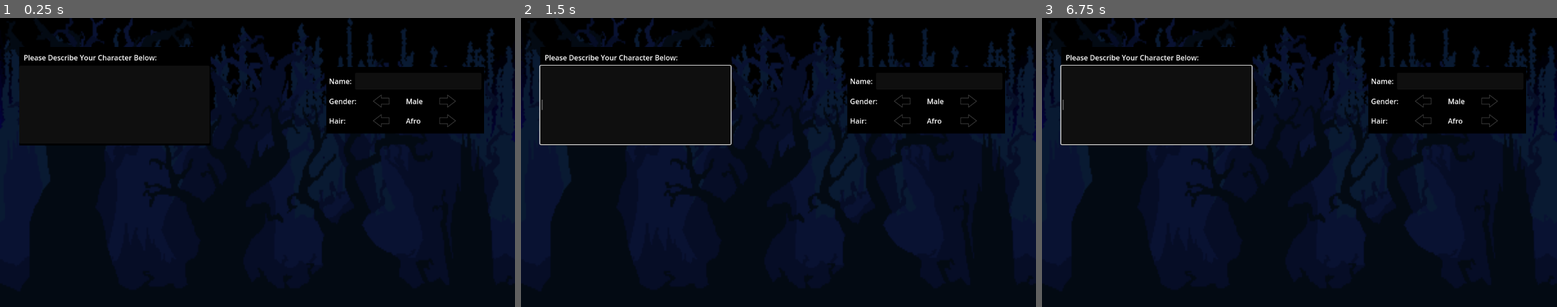
Above: before the commit, frames 1-3 (left to right).
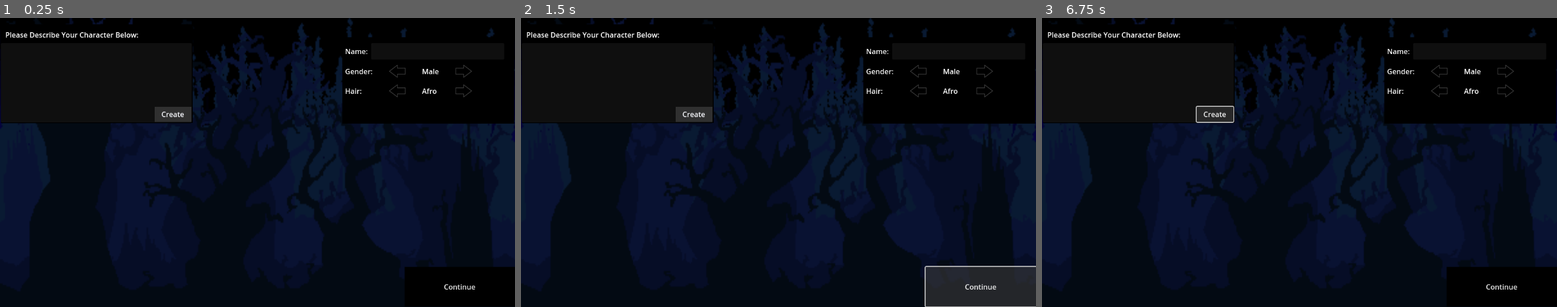
Above: after the commit, the same moments.

Repository: josecjorda/Camp-NightFall
Game: Godot game, scene res://scenes/menus/character_creation_menu.tscn
Two runs of this game, one before a commit and one after it. Both use one fixed random seed, a clock stepped at 60 frames per second and the inputs below. The project has no main scene, so this scene is started directly.
Inputs (mouse positions are in pixels of both pictures, inside the frame that each line leads up to; where the layout moved, square brackets give the same spot in the first picture):
- Up to frame 1 (0.25 s): no input
- Up to frame 2 (1.5 s): click (696, 113) at 0.5 s, where only the run after the commit has a clickable "Create"; click (979, 286) at 1.25 s, where only the run after the commit has a clickable "Continue"
- Up to frame 3 (6.75 s): click (1500, 286) at 2 s, where only the run after the commit has a clickable "Continue"; click (1438, 72) [1423, 101] at 2.75 s; click (1505, 72) [1490, 101] at 3.5 s; click (1438, 90) [1423, 122] at 4.25 s; click (1505, 90) [1490, 122] at 5 s; click (1438, 72) [1423, 101] at 5.75 s; click (1217, 113) at 6.5 s, where only the run after the commit has a clickable "Create"

The runs differ from the first frame. In frame 1, 7.7% of the frame differs, in the area x 0-100%, y 2-94%; in frame 2, 10%, in the area x 0-100%, y 2-100%; in frame 3, 8.1%.

Commit message:
Added a few buttons to initial draft

Diff:
--- /dev/null
+++ b/scenes/menus/character_creation_menu.gd
@@ -0,0 +1,11 @@
+extends Control
+
+
+# Called when the node enters the scene tree for the first time.
+func _ready():
+	pass # Replace with function body.
+
+
+# Called every frame. 'delta' is the elapsed time since the previous frame.
+func _process(delta):
+	pass
--- a/scenes/menus/character_creation_menu.tscn
+++ b/scenes/menus/character_creation_menu.tscn
@@ -1,11 +1,20 @@
-[gd_scene load_steps=7 format=3 uid="uid://2wdoeqqhne1p"]
+[gd_scene load_steps=11 format=3 uid="uid://2wdoeqqhne1p"]
 
 [ext_resource type="Texture2D" uid="uid://c2lgfgvblgybs" path="res://graphics/charactercreationmenu/background/background_1.png" id="1_2erfd"]
+[ext_resource type="Script" path="res://scenes/menus/character_creation_menu.gd" id="1_mdyim"]
 [ext_resource type="Texture2D" uid="uid://bgfbc0ee8ii53" path="res://graphics/charactercreationmenu/background/background_2.png" id="2_layhk"]
 [ext_resource type="Texture2D" uid="uid://bjrttghqwlahq" path="res://graphics/charactercreationmenu/background/background_3.png" id="3_chns1"]
 [ext_resource type="Texture2D" uid="uid://cklwqs3fkas2m" path="res://graphics/charactercreationmenu/background/background_4.png" id="4_w7uij"]
 [ext_resource type="Texture2D" uid="uid://bfaxtxjx83g7a" path="res://graphics/charactercreationmenu/background/background_5.png" id="5_qd5gx"]
 [ext_resource type="Texture2D" uid="uid://c2isgv70ba1sa" path="res://graphics/charactercreationmenu/buttons/left_button.png" id="6_xgc5i"]
+
+[sub_resource type="Theme" id="Theme_ee3cm"]
+
+[sub_resource type="StyleBoxFlat" id="StyleBoxFlat_3dm84"]
+bg_color = Color(0.188235, 0.188235, 0.188235, 1)
+
+[sub_resource type="StyleBoxFlat" id="StyleBoxFlat_yxgmg"]
+bg_color = Color(0, 0, 0, 1)
 
 [node name="CharacterCreationMenu" type="Control"]
 layout_mode = 3
@@ -14,6 +23,7 @@
 anchor_bottom = 1.0
 grow_horizontal = 2
 grow_vertical = 2
+script = ExtResource("1_mdyim")
 
 [node name="Background" type="Node" parent="."]
 
@@ -65,10 +75,10 @@
 [node name="TextBox" type="Node" parent="."]
 
 [node name="ColorRect2" type="ColorRect" parent="TextBox"]
-offset_left = 43.0
-offset_top = 65.0
-offset_right = 471.0
-offset_bottom = 286.0
+offset_left = 2.0
+offset_top = 14.0
+offset_right = 431.0
+offset_bottom = 235.0
 color = Color(0, 0, 0, 1)
 
 [node name="RichTextLabel" type="RichTextLabel" parent="TextBox/ColorRect2"]
@@ -76,22 +86,32 @@
 offset_left = 10.0
 offset_top = 12.0
 offset_right = 419.0
-offset_bottom = 63.0
+offset_bottom = 42.0
 text = "Please Describe Your Character Below:"
 
-[node name="LineEdit" type="LineEdit" parent="TextBox"]
-offset_left = 43.0
-offset_top = 107.0
-offset_right = 469.0
-offset_bottom = 283.0
+[node name="LineEdit" type="LineEdit" parent="TextBox/ColorRect2"]
+offset_top = 42.0
+offset_right = 427.0
+offset_bottom = 222.0
+
+[node name="Button" type="Button" parent="TextBox/ColorRect2"]
+layout_mode = 0
+offset_left = 344.0
+offset_top = 185.0
+offset_right = 426.0
+offset_bottom = 219.0
+theme = SubResource("Theme_ee3cm")
+theme_override_colors/font_color = Color(0.976471, 0.980392, 1, 1)
+theme_override_styles/normal = SubResource("StyleBoxFlat_3dm84")
+text = "Create"
 
 [node name="SettingsBox" type="Node" parent="."]
 
 [node name="ColorRect" type="ColorRect" parent="SettingsBox"]
-offset_left = 730.0
-offset_top = 110.0
-offset_right = 1083.0
-offset_bottom = 259.0
+offset_left = 766.0
+offset_top = 43.0
+offset_right = 1150.0
+offset_bottom = 237.0
 color = Color(0, 0, 0, 1)
 
 [node name="Label" type="Label" parent="SettingsBox/ColorRect"]
@@ -106,7 +126,7 @@
 layout_mode = 0
 offset_left = 64.0
 offset_top = 13.0
-offset_right = 347.0
+offset_right = 362.0
 offset_bottom = 52.0
 
 [node name="GridContainer" type="GridContainer" parent="SettingsBox/ColorRect"]
@@ -155,3 +175,14 @@
 layout_mode = 2
 texture_normal = ExtResource("6_xgc5i")
 flip_h = true
+
+[node name="Continue" type="Node" parent="."]
+
+[node name="Button2" type="Button" parent="Continue"]
+offset_left = 905.0
+offset_top = 558.0
+offset_right = 1153.0
+offset_bottom = 647.0
+theme_override_colors/font_color = Color(0.929412, 0.929412, 0.929412, 1)
+theme_override_styles/normal = SubResource("StyleBoxFlat_yxgmg")
+text = "Continue"
